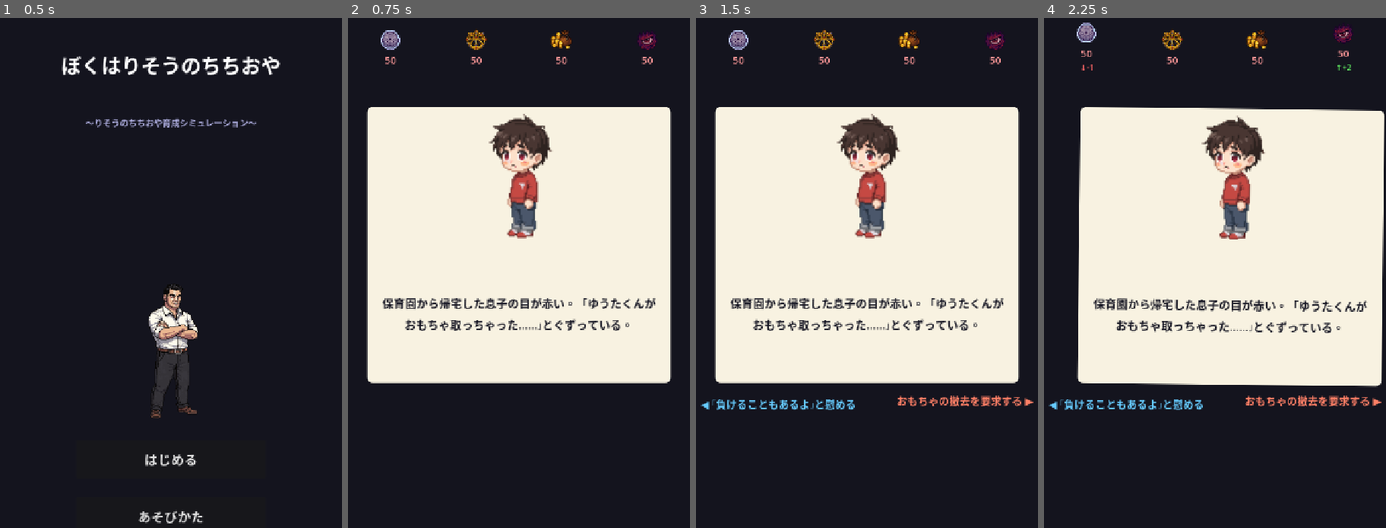
Above: before the commit, frames 1-4 (left to right).
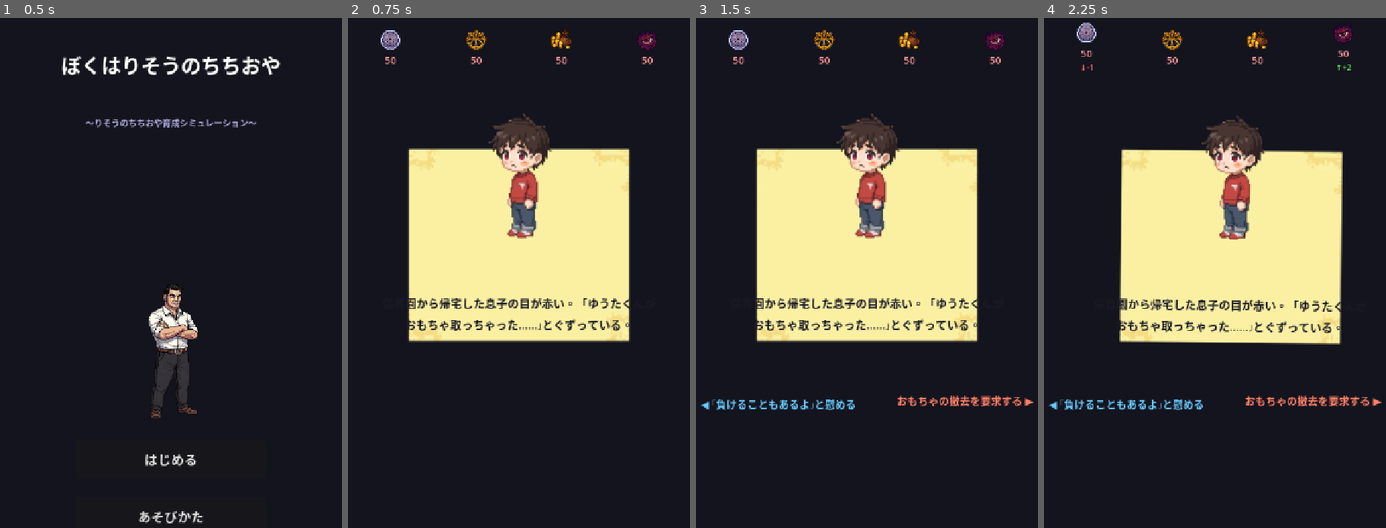
Above: after the commit, the same moments.

Repository: komatubara/boku-wa-risou-no-chichi-oya
Game: Godot game, scene res://scenes/title.tscn
Two runs of this game, one before a commit and one after it. Both use one fixed random seed, a clock stepped at 60 frames per second and the inputs below.
Inputs (mouse positions are in pixels of both pictures, inside the frame that each line leads up to):
- Up to frame 1 (0.5 s): no input
- Up to frame 2 (0.75 s): click "はじめる" at 0.5 s
- Up to frame 3 (1.5 s): tap Enter at 1.25 s; move the mouse to (942, 288) at 1.27 s; click (942, 288) at 1.42 s
- Up to frame 4 (2.25 s): tap Space at 2 s; drag from (1146, 344) to (1197, 436) at 2.02 s

Frame 1 is identical in both runs. In frame 2, 45% of the frame differs, in the area x 5-95%, y 17-72%; in frame 3, 45%; in frame 4, 45%.

Commit message:
カード背景: PixelLab製羊皮紙風ピクセルアートを適用
- assets/images/ui/card_bg.png を新規追加（160×144px）
- card_ui.gd: StyleBoxFlatをピクセルアート背景TextureRectに置き換え
  STRETCH_SCALEでカード全体に引き伸ばして表示

Co-Authored-By: Claude Sonnet 4.6 <noreply@anthropic.com>

Diff:
--- a/scripts/card_ui.gd
+++ b/scripts/card_ui.gd
@@ -30,18 +30,23 @@
 
 
 func _build_ui() -> void:
-	# カードパネル（白ベージュ・角丸）
+	# カードパネル（透明・スワイプ変換の基準ノード）
 	_card_panel = Panel.new()
 	_card_panel.size = Vector2(CARD_W, CARD_H)
 	_card_panel.position = Vector2(CARD_X, CARD_Y)
 	var style := StyleBoxFlat.new()
-	style.bg_color = Color(0.97, 0.95, 0.88)
-	style.corner_radius_top_left    = 12
-	style.corner_radius_top_right   = 12
-	style.corner_radius_bottom_left = 12
-	style.corner_radius_bottom_right = 12
+	style.bg_color = Color(0, 0, 0, 0)  # 透明（背景はTextureRectで描画）
 	_card_panel.add_theme_stylebox_override("panel", style)
 	add_child(_card_panel)
+
+	# カード背景画像（羊皮紙風ピクセルアート）
+	var card_bg := TextureRect.new()
+	card_bg.texture = load("res://assets/images/ui/card_bg.png")
+	card_bg.expand_mode = TextureRect.EXPAND_IGNORE_SIZE
+	card_bg.stretch_mode = TextureRect.STRETCH_SCALE
+	card_bg.size = Vector2(CARD_W, CARD_H)
+	card_bg.position = Vector2(0, 0)
+	_card_panel.add_child(card_bg)
 
 	# キャラクター画像（カード上部）
 	_char_image = TextureRect.new()
Binary file added: assets/images/ui/card_bg.png
